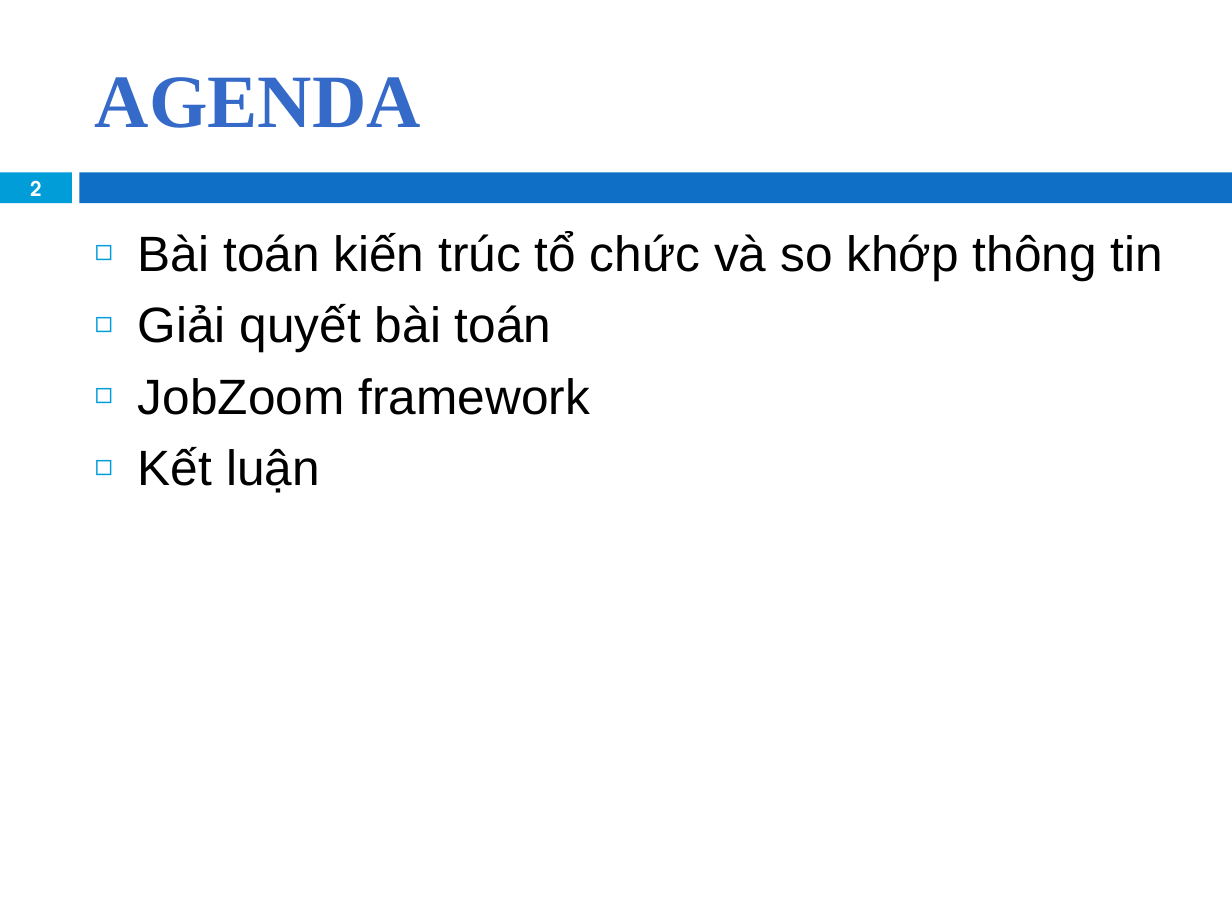
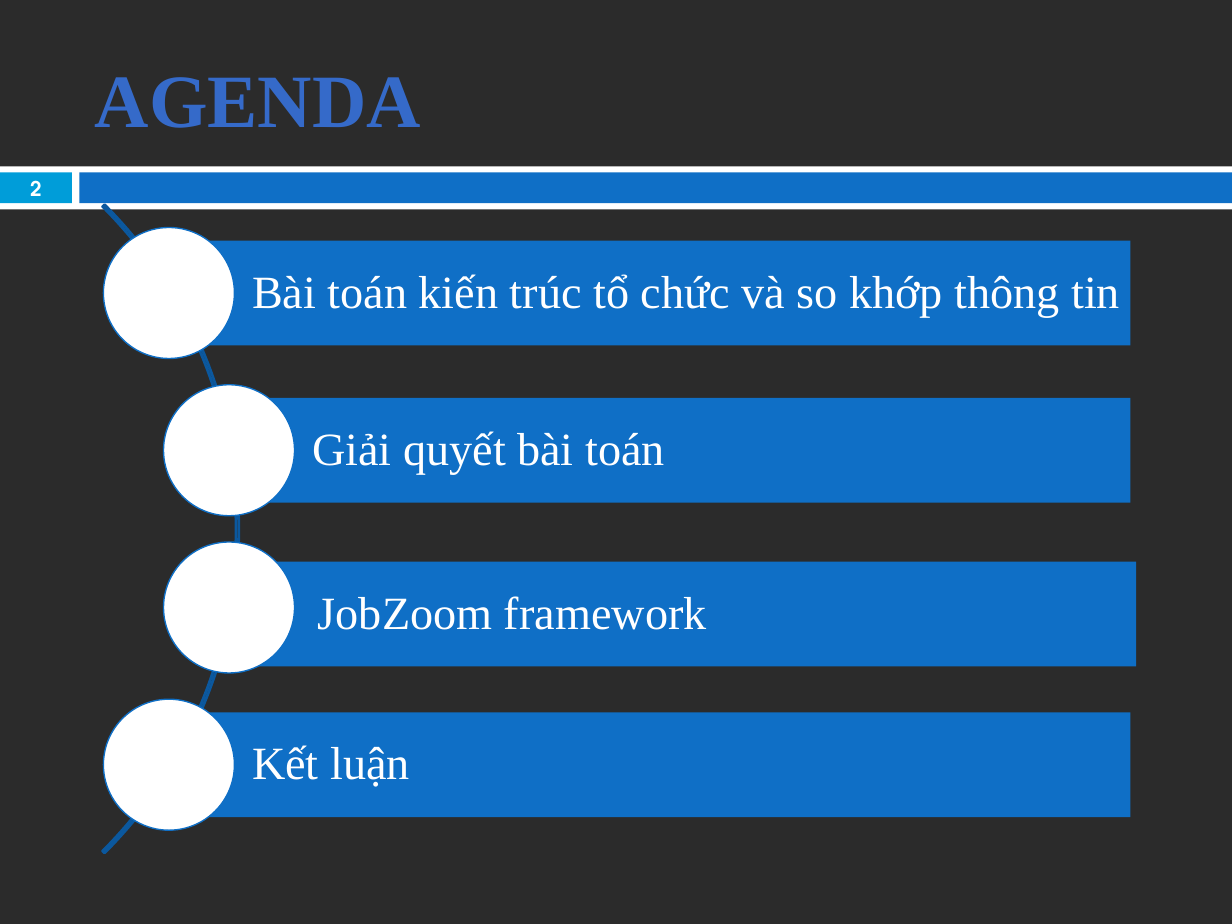
Before and after one commit to khanhduy94/jobzoom, a slide deck: slide 2 of Documents/JobZoom Presentation.pptx. Drawn at 1232x924 pixels with LibreOffice and Linux fonts; fonts in the diff are those of the drawing; background and template pictures are left out; a plain dark background stands for a picture behind light text. Boxes give left, top, right and bottom in pixels: in the first picture for what was removed or moved away, otherwise in the second. Text is boxed around its words. In the diff, an @@ line names an element or a change of style, - is before the commit and + after.

```diff
--- a/Documents/JobZoom Presentation.pptx
+++ b/Documents/JobZoom Presentation.pptx
@@ background #FFFFFF to picture (left out) @@
@@ rectangle added at [0,166,1232,209], fill #FFFFFF @@
@@ text removed at [138,231,1163,493] @@
-◻ Bài toán kiến trúc tổ chức và so khớp thông tin
-◻ Giải quyết bài toán
-◻ JobZoom framework
-◻ Kết luận
@@ group added at [0,70,1137,924]: 4 rectangles, 4 texts, 4 ellipses, 1 arch (boxed as its full ring) @@
+Bài toán kiến trúc tổ chức và so khớp thông tin
+Giải quyết bài toán
+JobZoom framework
+Kết luận
```
Also in this commit, not shown: 6 other slides changed, 1 slide removed.
